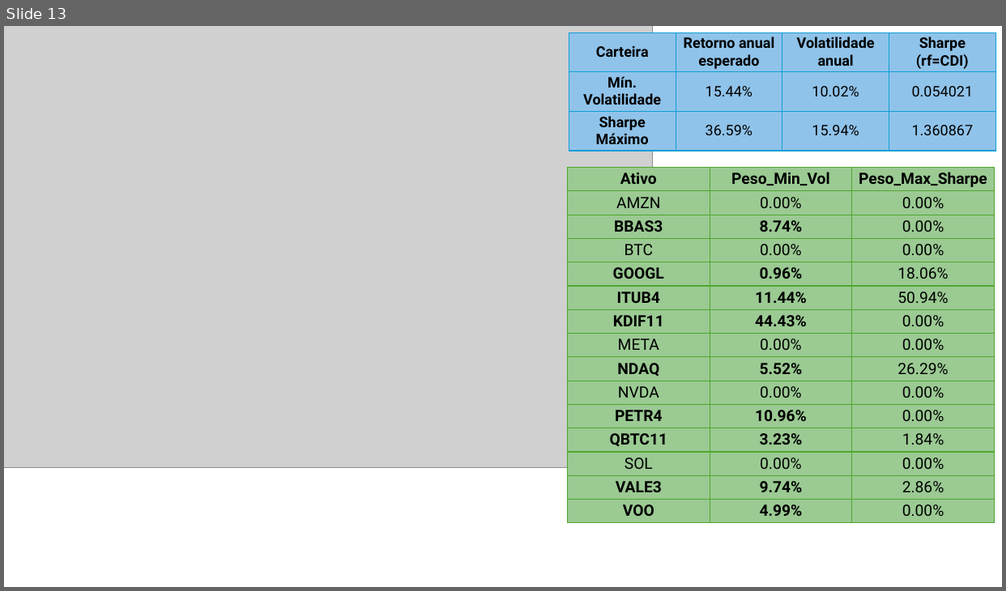
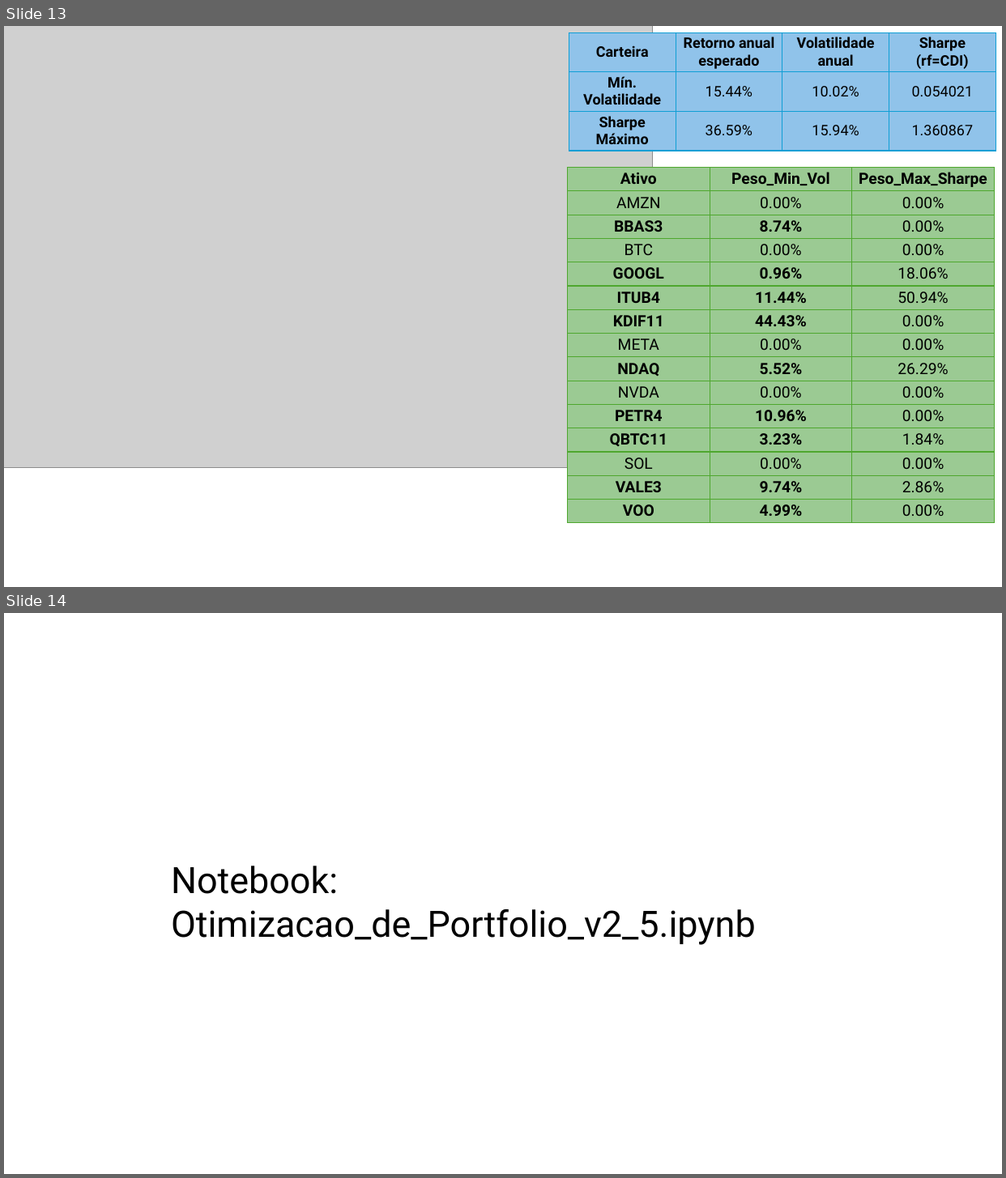
Before and after one commit to ErasmoGusmao/Portifolio_Eficiente, a slide deck: 0 - Rascunho e testes/Anáslise de Portifólio.pptx. Shown one above the other, each under a label of ours: slide 13 before the commit, slides 13 and 14 after it. The pictures are 1006x591 and 1006x1178 pixels, drawn with LibreOffice and Linux fonts; fonts in the diff are those of the drawing; grey boxes stand for pictures. Boxes give left, top, right and bottom in pixels: in the first picture for what was removed or moved away, otherwise in the second. Text is boxed around its words. In the diff, an @@ line names an element or a change of style, - is before the commit and + after.

```diff
--- a/0 - Rascunho e testes/Anáslise de Portifólio.pptx
+++ b/0 - Rascunho e testes/Anáslise de Portifólio.pptx
@@ slide 14 added at [4, 613, 1002, 1174], background #FFFFFF @@
@@ text added at [171, 866, 756, 945], 35 pt, text #000000 @@
+Notebook: Otimizacao_de_Portfolio_v2_5.ipynb
```
Also in this commit, not shown: 3 other slides added, 1 slide removed, 13 other files.
